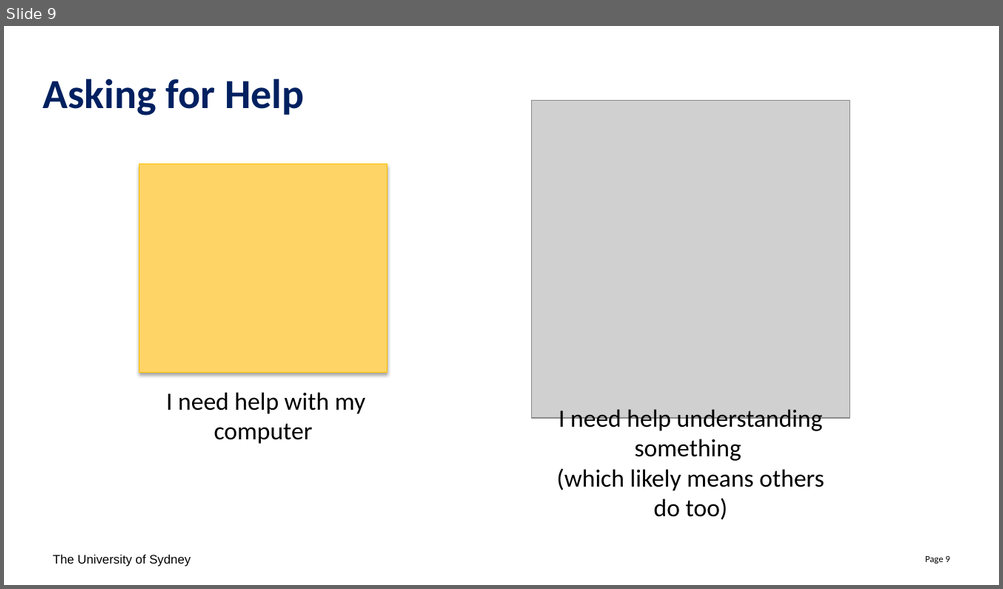
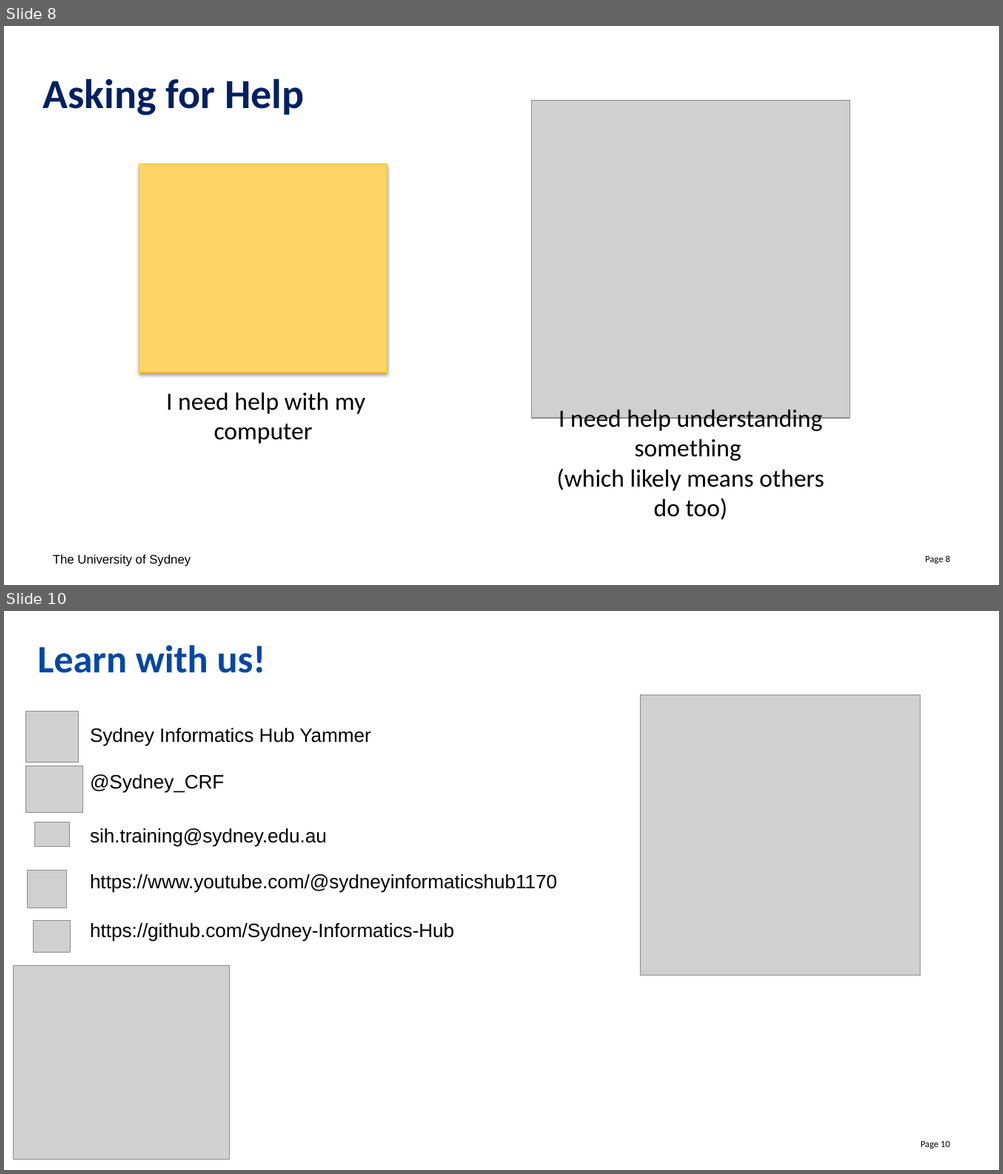
Before and after one commit to Sydney-Informatics-Hub/Module3R, a slide deck: slides/Module3R.pptx. Shown one above the other, each under a label of ours: slide 9 before the commit, slides 8 and 10 after it; the slides between them are not shown. The pictures are 1003x589 and 1003x1174 pixels, drawn with LibreOffice and Linux fonts; fonts in the diff are those of the drawing; grey boxes stand for pictures. Boxes give left, top, right and bottom in pixels: in the first picture for what was removed or moved away, otherwise in the second. Text is boxed around its words. In the diff, an @@ line names an element or a change of style, - is before the commit and + after.

```diff
--- a/slides/Module3R.pptx
+++ b/slides/Module3R.pptx
@@ slide 10 added at [4,611,999,1170], background #FFFFFF; not listed: 1 template element that a slide beside it also shows @@
@@ text added at [37,645,266,673], 37.3 pt, text #0148A4, bold @@
+Learn with us!
@@ picture added at [640,695,920,976] @@
@@ picture added at [25,711,79,763] @@
@@ text added at [90,728,371,746], 18.7 pt, text #000000 @@
+Sydney Informatics Hub Yammer
@@ picture added at [25,766,82,812] @@
@@ text added at [90,775,224,793], 18.7 pt, text #000000 @@
+@Sydney_CRF
@@ picture added at [34,822,69,847] @@
@@ text added at [90,829,327,847], 18.7 pt, text #000000 @@
+sih.training@sydney.edu.au
@@ picture added at [28,870,68,908] @@
@@ text added at [90,874,557,892], 18.7 pt, text #000000 @@
+https://www.youtube.com/@sydneyinformaticshub1170
@@ picture added at [33,920,71,953] @@
@@ text added at [90,923,454,942], 18.7 pt, text #000000 @@
+https://github.com/Sydney-Informatics-Hub
@@ picture added at [13,966,229,1160] @@
@@ what was slide 9 is now slide 8 @@
@@ page number at [925,556,950,564]: text changed @@
-Page 9
+Page 8
```
Also in this commit, not shown: 3 slides changed, 1 slide removed.
